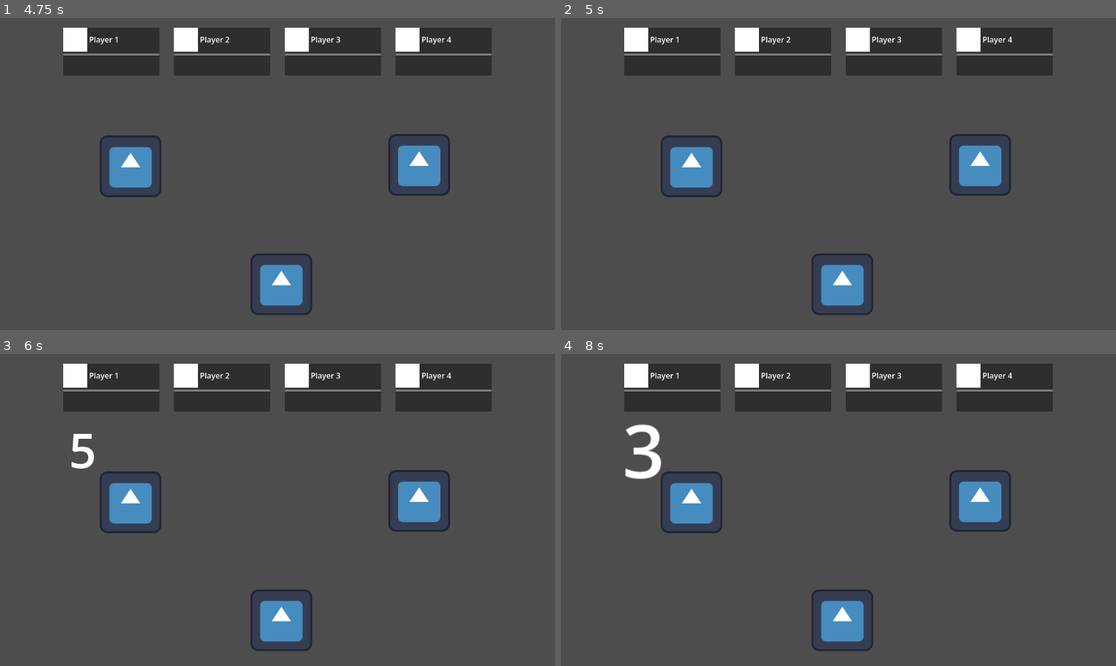
Above: before the commit, frames 1-4 (two rows, left to right).
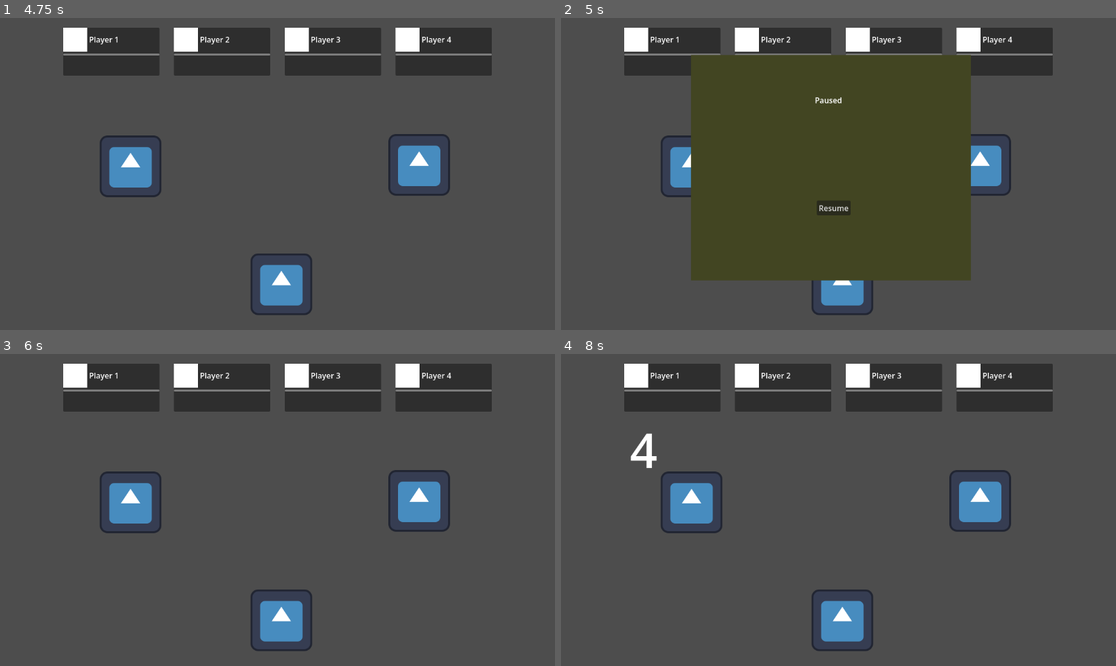
Above: after the commit, the same moments.

Repository: W00jo/mask-off
Game: Godot game, scene res://src/main.tscn
Two runs of this game, one before a commit and one after it. Both use one fixed random seed, a clock stepped at 60 frames per second and the inputs below. The engine's default icon, where the game draws it, is replaced by a stand-in: a white triangle on a blue panel in a dark square.
Inputs (mouse positions are in pixels of both pictures, inside the frame that each line leads up to):
- Up to frame 1 (4.75 s): click "Play" at 0.5 s; tap Enter (ui_accept) at 1.25, 1.52, 2, 2.27, 2.75, 3.5, 3.77, 4.25, 4.52 s; hold Right (ui_right) 1.28-2.78 s; tap Z (press_z) every 0.75 s from 1.35 to 4.35 s; hold Left (ui_left) 2.78-3.53 s; hold Right (ui_right) from 3.53 s (still down)
- Up to frame 2 (5 s): keep holding Right (ui_right); tap Escape (ui_cancel) at 4.9 s
- Up to frame 3 (6 s): release Right (ui_right) at 5 s; click (271, 544) at 5 s, where only the run after the commit has a clickable "Resume"; tap Enter (ui_accept) at 5.75 s; hold Left (ui_left) from 5.78 s (still down); tap Z (press_z) at 5.85 s
- Up to frame 4 (8 s): tap Enter (ui_accept) at 6.02, 7.52 s; release Left (ui_left) at 6.53 s; hold Right (ui_right) 6.53-7.28 s; tap Z (press_z) at 6.6, 7.35 s; hold Left (ui_left) from 7.28 s (still down)

Frame 1 is identical in both runs. In frame 2, 34% of the frame differs, in the area x 23-74%, y 11-85%; in frame 3, 0.2%; in frame 4, 0.6%.

Commit message:
Add pausing

Diff:
--- a/global/game_manager.gd
+++ b/global/game_manager.gd
@@ -1,2 +1,7 @@
-#This file exists to keep the folder in version control when empty.
-#Remove it if you add real content.
+extends Node
+
+signal paused
+
+func _input(_event: InputEvent) -> void:
+	if Input.is_action_just_pressed("ui_cancel"):
+		paused.emit()
--- a/project.godot
+++ b/project.godot
@@ -20,6 +20,10 @@
 boot_splash/image="uid://b50vv54ll0n30"
 config/icon="uid://glb1vcybj4ar"
 
+[autoload]
+
+GameManager="*uid://dpifklg63k687"
+
 [dotnet]
 
 project/assembly_name="Mask Off"
--- a/src/main.tscn
+++ b/src/main.tscn
@@ -11,10 +11,12 @@
 [ext_resource type="PackedScene" uid="uid://ce0ttob42nhv0" path="res://src/ui/in_game/win_screen.tscn" id="8_5mrjc"]
 
 [node name="Main" type="Node2D" unique_id=1058179015]
+process_mode = 3
 
 [node name="Gameplay" type="Node" parent="." unique_id=890166657]
 
 [node name="Node2D" parent="Gameplay" unique_id=1990880078 instance=ExtResource("1_eewff")]
+process_mode = 1
 
 [node name="UI" type="Node" parent="." unique_id=65613235 node_paths=PackedStringArray("hud", "main_menu", "options", "credits", "how_to_play", "pause", "win_screen")]
 script = ExtResource("2_kf8lf")
--- a/src/ui/ui_controller.gd
+++ b/src/ui/ui_controller.gd
@@ -30,6 +30,8 @@
 	credits.connect("back_pressed", _on_credits_pressed)
 
 	how_to_play.connect("start_pressed", _on_howto_start_pressed)
+
+	GameManager.connect("paused", _on_paused)
 
 	pause.connect("resume_pressed", _on_resume_pressed)
 
@@ -75,9 +77,17 @@
 	hide_layer(how_to_play)
 	# TODO: Start the game
 
+func _on_paused():
+	# Checking if not in menu or sub-menus. Change later to check if game started.
+	if main_menu.get_parent().visible or options.get_parent().visible or credits.get_parent().visible:
+		return
+	else:
+		show_layer(pause)
+		get_tree().paused = true
+
 func _on_resume_pressed():
 	hide_layer(pause)
-	# TODO: Resume the game
+	get_tree().paused = false
 
 func _on_win_new_game_pressed():
 	hide_layer(win_screen)
